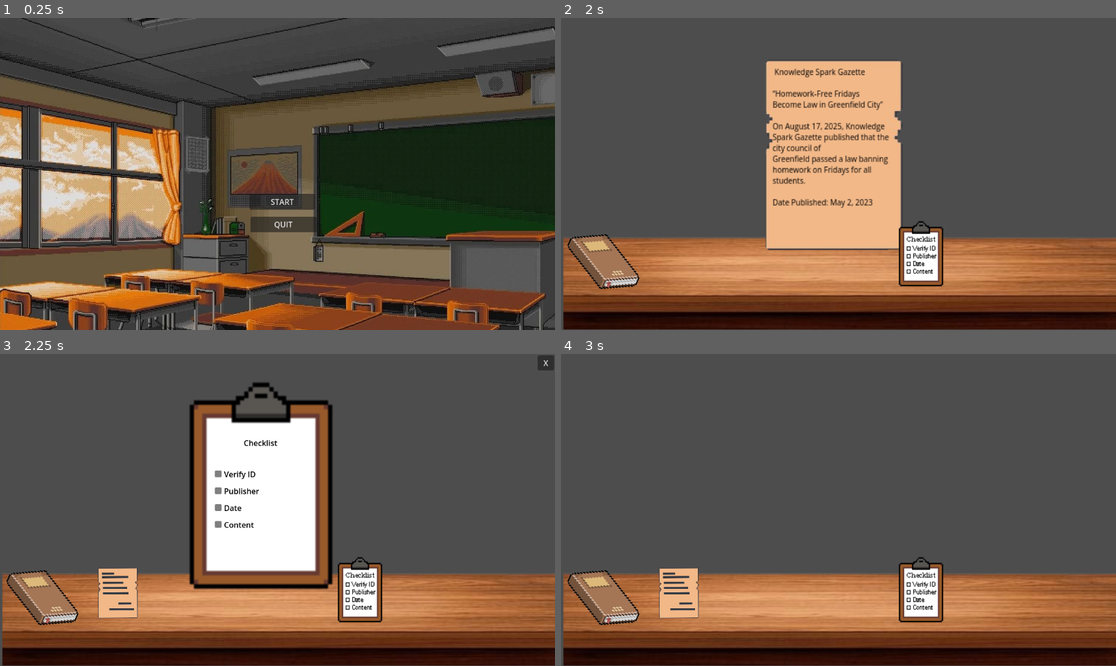
Above: before the commit, frames 1-4 (two rows, left to right).
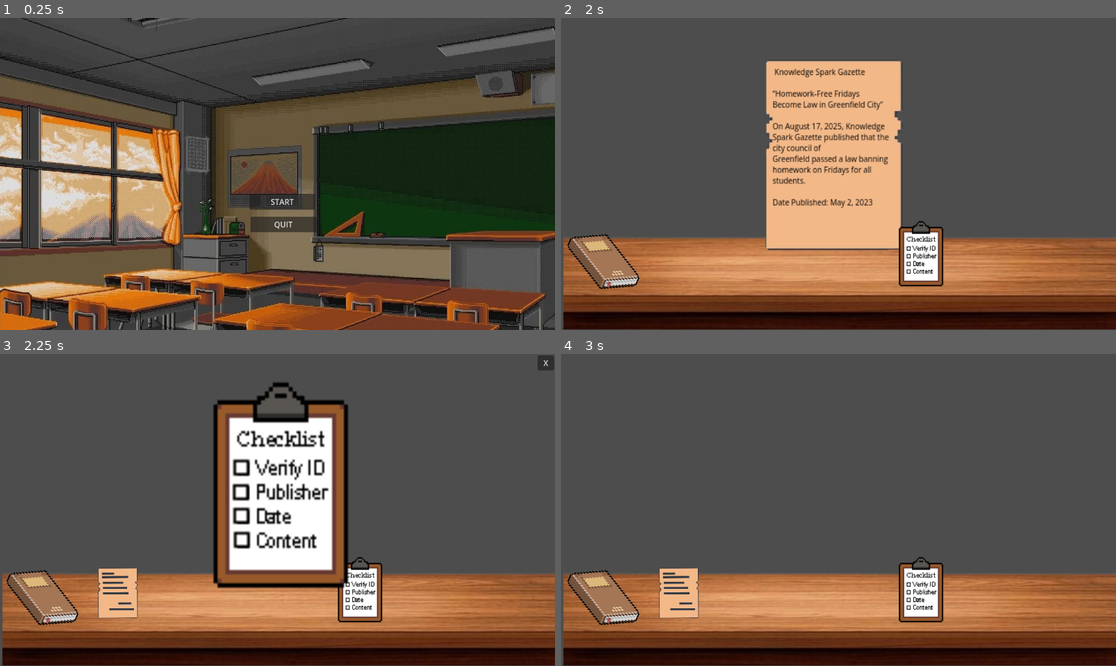
Above: after the commit, the same moments.

Repository: Huenyeon/Game-on
Game: Godot game, scene res://scene/menu.tscn
Two runs of this game, one before a commit and one after it. Both use one fixed random seed, a clock stepped at 60 frames per second and the inputs below.
Inputs (mouse positions are in pixels of both pictures, inside the frame that each line leads up to):
- Up to frame 1 (0.25 s): no input
- Up to frame 2 (2 s): click "START" at 0.5 s; tap Enter at 1.25 s; move the mouse to (677, 258) at 1.27 s; click (677, 258) at 1.42 s
- Up to frame 3 (2.25 s): tap Space at 2 s; move the mouse to (360, 591) at 2.02 s; click (360, 591) at 2.17 s
- Up to frame 4 (3 s): click "X" at 2.75 s

Frames 1-2 are identical in both runs. In frame 3, 11% of the frame differs, in the area x 34-63%, y 9-76%; in frame 4, nothing differs.

Commit message:
updated checklist ui

Diff:
--- a/game_scene.gd
+++ b/game_scene.gd
@@ -5,10 +5,8 @@
 @onready var paper_text: RichTextLabel = $paper/MarginContainer/Text
 
 @onready var checklist_icon: Sprite2D = $checklist_icon
-@onready var checklist_ui: Control = $ChecklistUI
+@onready var checklist_ui: Node2D = $ChecklistUI
 @onready var close_button: Button = $CloseButton
-
-var checklist_open = false
 
 var paper_open = false
 var rng := RandomNumberGenerator.new()
@@ -49,8 +47,10 @@
 	checklist_ui.visible = false
 	close_button.visible = false
 
-	$checklist_icon/Area2D.connect("input_event", _on_checklist_icon_input_event)
+	$checklist_icon/Area2D.input_event.connect(_on_checklist_icon_input_event)
 	close_button.pressed.connect(_on_close_button_pressed)
+
+
 
 func _on_area_2d_input_event(viewport: Node, event: InputEvent, shape_idx: int) -> void:
 	if event is InputEventMouseButton and event.pressed:
@@ -79,12 +79,10 @@
 # When the checklist icon is clicked
 func _on_checklist_icon_input_event(viewport, event, shape_idx):
 	if event is InputEventMouseButton and event.pressed:
-		checklist_open = true
 		checklist_ui.visible = true
 		close_button.visible = true
 
 # Close button
 func _on_close_button_pressed() -> void:
-	checklist_open = false
 	checklist_ui.visible = false
 	close_button.visible = false
--- /dev/null
+++ b/scene/Checkbox.tscn
@@ -0,0 +1,27 @@
+[gd_scene load_steps=5 format=3 uid="uid://0tni2b678qcb"]
+
+[ext_resource type="Script" uid="uid://vlcns5rf8i5l" path="res://scene/checkbox.gd" id="1_njh1u"]
+[ext_resource type="Texture2D" uid="uid://crb3i7mapxb6p" path="res://assets/checklist/checkbox.png" id="2_g7mhp"]
+[ext_resource type="Texture2D" uid="uid://b045t2xqw0h2" path="res://assets/checklist/checkmark.png" id="3_sbtos"]
+
+[sub_resource type="RectangleShape2D" id="RectangleShape2D_njh1u"]
+size = Vector2(31, 31)
+
+[node name="Checkbox" type="Node2D"]
+script = ExtResource("1_njh1u")
+
+[node name="Area2D" type="Area2D" parent="."]
+
+[node name="CollisionShape2D" type="CollisionShape2D" parent="Area2D"]
+position = Vector2(30.5, 27.5)
+shape = SubResource("RectangleShape2D_njh1u")
+
+[node name="Box" type="Sprite2D" parent="."]
+position = Vector2(30, 29)
+scale = Vector2(5.5, 5.5)
+texture = ExtResource("2_g7mhp")
+
+[node name="Checkmark" type="Sprite2D" parent="."]
+position = Vector2(31.6875, 22.4297)
+scale = Vector2(2.53906, 2.67871)
+texture = ExtResource("3_sbtos")
--- /dev/null
+++ b/scene/checkbox.gd
@@ -0,0 +1,19 @@
+extends Node2D
+
+@onready var box_sprite: Sprite2D = $Box
+@onready var checkmark: Sprite2D = $Checkmark
+@onready var area: Area2D = $Area2D
+
+var checked: bool = false
+
+func _ready() -> void:
+	checkmark.visible = false
+	area.input_event.connect(_on_area_input_event)
+
+func _on_area_input_event(viewport, event, _shape_idx):
+	if event is InputEventMouseButton and event.pressed:
+		toggle()
+
+func toggle() -> void:
+	checked = !checked
+	checkmark.visible = checked
--- /dev/null
+++ b/scene/clipboard_ui.gd
@@ -0,0 +1,12 @@
+extends Node2D
+
+@onready var checkbox_container = $CheckboxContainer
+
+func _ready():
+	hide()
+
+func open():
+	show()
+
+func close():
+	hide()
--- a/scene/game_scene.tscn
+++ b/scene/game_scene.tscn
@@ -7,7 +7,8 @@
 [ext_resource type="Texture2D" uid="uid://wv2vg617ijxf" path="res://assets/images/paper_table-removebg-preview.png" id="5_vweb5"]
 [ext_resource type="FontFile" uid="uid://br4ssul0iujnw" path="res://font/OpenSans-VariableFont_wdth,wght.ttf" id="5_y3ouy"]
 [ext_resource type="Texture2D" uid="uid://cqdtxbudc0te1" path="res://assets/checklist/checklist.png" id="7_f3g3v"]
-[ext_resource type="Texture2D" uid="uid://de1i3di3wvrdb" path="res://assets/checklist/checklist- empty.png" id="8_juocg"]
+[ext_resource type="Script" uid="uid://bdm1jxmjx5vdq" path="res://scene/clipboard_ui.gd" id="8_c8mr4"]
+[ext_resource type="PackedScene" uid="uid://0tni2b678qcb" path="res://scene/Checkbox.tscn" id="9_w3nls"]
 
 [sub_resource type="RectangleShape2D" id="RectangleShape2D_famsg"]
 size = Vector2(175.207, 240.258)
@@ -81,60 +82,27 @@
 offset_bottom = 34.0
 text = "X"
 
-[node name="ChecklistUI" type="Control" parent="."]
-layout_mode = 3
-anchors_preset = 0
-offset_left = 343.0
-offset_top = -1.0
-offset_right = 822.0
-offset_bottom = 583.0
+[node name="ChecklistUI" type="Node2D" parent="."]
+script = ExtResource("8_c8mr4")
 
-[node name="ClipboardImage" type="TextureRect" parent="ChecklistUI"]
-layout_mode = 0
-offset_left = -10.0
-offset_top = 33.0
-offset_right = 425.0
-offset_bottom = 493.0
-texture = ExtResource("8_juocg")
+[node name="Clipboard" type="Sprite2D" parent="ChecklistUI"]
+position = Vector2(591, 260.875)
+scale = Vector2(4.1, 4.5775)
+texture = ExtResource("7_f3g3v")
 
-[node name="Label" type="Label" parent="ChecklistUI/ClipboardImage"]
-modulate = Color(0, 0, 0, 1)
-self_modulate = Color(0.0214346, 0.0214346, 0.0214346, 1)
-layout_mode = 2
-offset_left = 118.0
-offset_top = 141.0
-offset_right = 298.0
-offset_bottom = 164.0
-text = "Checklist"
-horizontal_alignment = 1
+[node name="CheckboxContainer" type="Node2D" parent="ChecklistUI"]
+position = Vector2(333, 62)
 
-[node name="VBoxContainer" type="VBoxContainer" parent="ChecklistUI/ClipboardImage"]
-modulate = Color(0.00566115, 0.00566115, 0.00566115, 1)
-layout_mode = 0
-offset_left = 108.0
-offset_top = 202.0
-offset_right = 288.0
-offset_bottom = 373.0
+[node name="Checkbox" parent="ChecklistUI/CheckboxContainer" instance=ExtResource("9_w3nls")]
+position = Vector2(138, 145)
 
-[node name="CheckBox" type="CheckBox" parent="ChecklistUI/ClipboardImage/VBoxContainer"]
-modulate = Color(0.000113828, 0.000113828, 0.000113828, 1)
-layout_mode = 2
-text = "Verify ID"
+[node name="Checkbox2" parent="ChecklistUI/CheckboxContainer" instance=ExtResource("9_w3nls")]
+position = Vector2(137, 196)
 
-[node name="CheckBox2" type="CheckBox" parent="ChecklistUI/ClipboardImage/VBoxContainer"]
-modulate = Color(0.0338533, 0.0338533, 0.0338533, 1)
-layout_mode = 2
-text = "Publisher
-"
+[node name="Checkbox3" parent="ChecklistUI/CheckboxContainer" instance=ExtResource("9_w3nls")]
+position = Vector2(138, 245)
 
-[node name="CheckBox3" type="CheckBox" parent="ChecklistUI/ClipboardImage/VBoxContainer"]
-modulate = Color(0.0295066, 0.0295066, 0.0295066, 1)
-layout_mode = 2
-text = "Date"
-
-[node name="CheckBox4" type="CheckBox" parent="ChecklistUI/ClipboardImage/VBoxContainer"]
-modulate = Color(0.00566115, 0.00566115, 0.00566115, 1)
-layout_mode = 2
-text = "Content"
+[node name="Checkbox4" parent="ChecklistUI/CheckboxContainer" instance=ExtResource("9_w3nls")]
+position = Vector2(139, 295)
 
 [connection signal="input_event" from="student paper/Area2D" to="." method="_on_area_2d_input_event"]
Binary file added: assets/checklist/checkbox.png
Not shown, added: assets/checklist/checkbox.png.import
Not shown, added: scene/checkbox.gd.uid
Not shown, added: scene/clipboard_ui.gd.uid
Not shown: 1 places in scene/game_scene.tscn that only renumber resources
